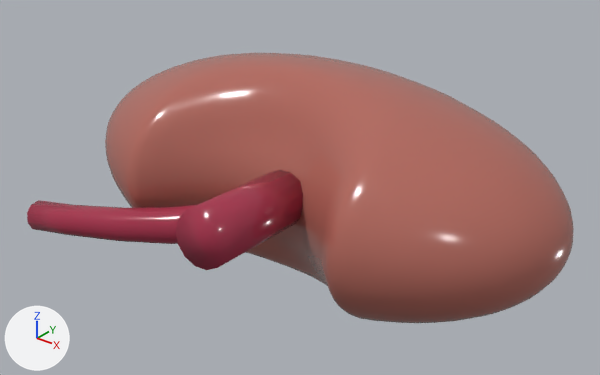
Renders of the glTF model assets/models/organs/kidney.glb from each side of a commit.
Before and after are seen from a camera (50 mm lens) standing at (1.761, -2.284, 1.341) and looking at (0.009, -0.095, -0.016). The lights are fixed; the arrows at lower left show +X, +Y and +Z. The picture after the commit comes second.

The first picture shows 'Hilum', 'Kidney', 'Ureter'.
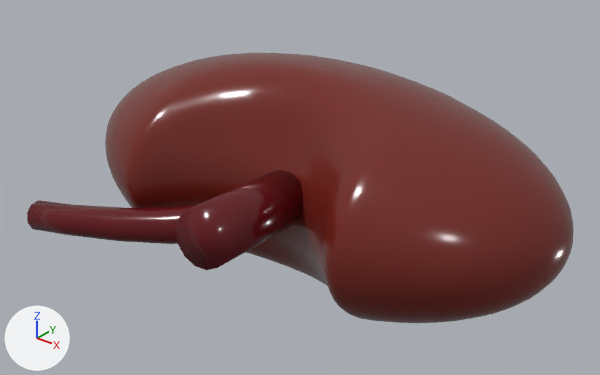
Pixel boxes (x1, y1, x2, y2) of what changed, in the pictures (600 x 375 px):
'Kidney', recoloured (darker)
    both: (105, 53, 574, 323)
'Hilum', recoloured (red to dark red)
    both: (176, 170, 303, 270)
'Ureter', recoloured (red to dark red)
    both: (27, 200, 196, 244)

What the commit changed:
Material 'organ' (mat_organ) changes colour from pink #b3695d to dark red #73241c; in linear values from (0.45, 0.14, 0.11) to (0.171, 0.0174, 0.0116).
Material 'vessel' (mat_vessel) changes colour from red #a6304b to dark red #610812; in linear values from (0.38, 0.03, 0.07) to (0.119, 0.00232, 0.00598).
